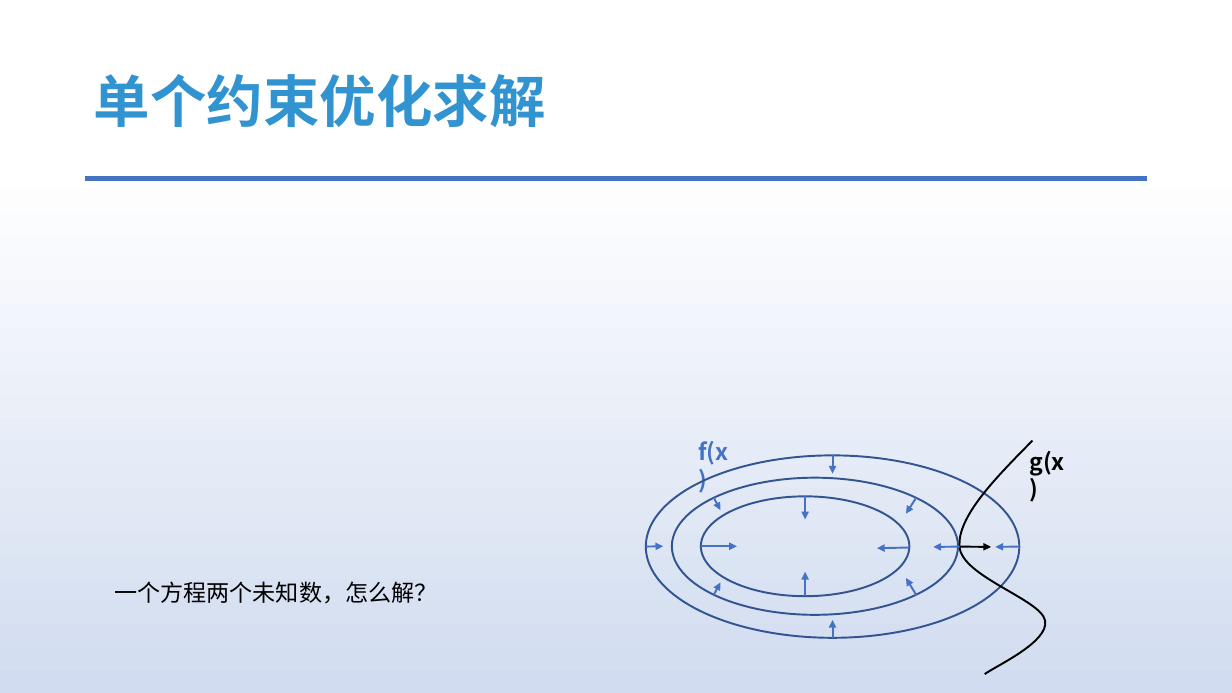
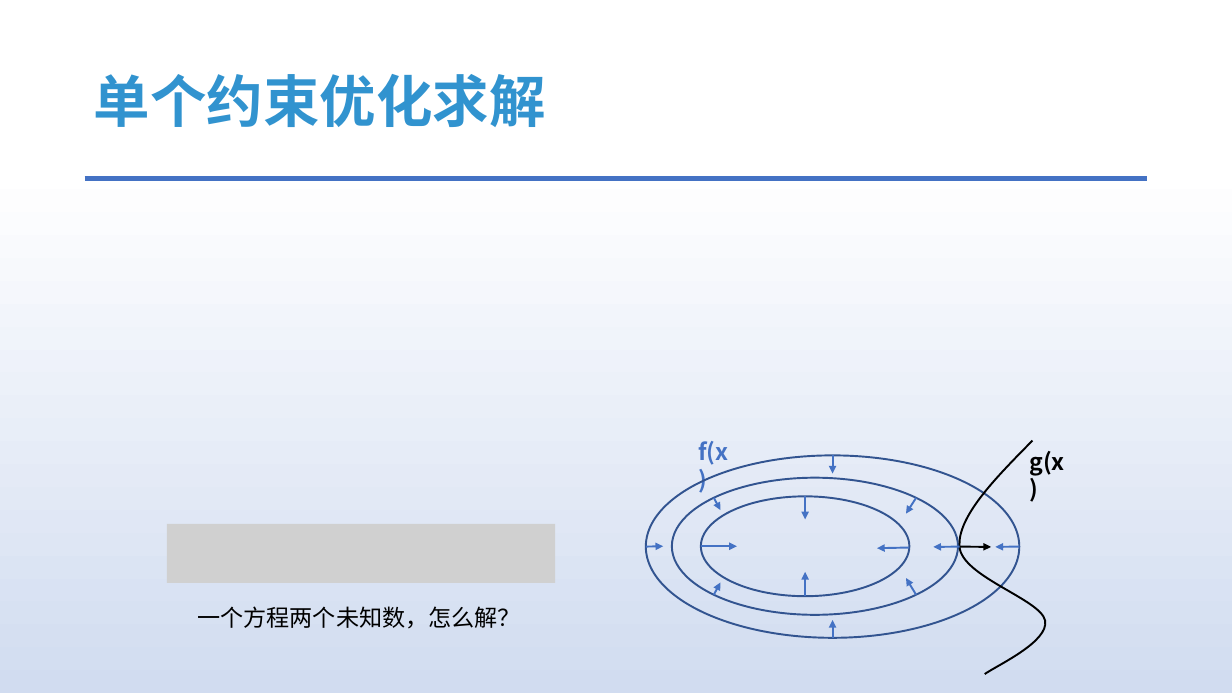
Before and after one commit to answerear/UnityFluid, a slide deck: slide 10 of doc/流体模拟入门分享-Part II.pptx. Drawn at 1232x693 pixels with LibreOffice and Linux fonts; fonts in the diff are those of the drawing; grey boxes stand for pictures. Boxes give left, top, right and bottom in pixels: in the first picture for what was removed or moved away, otherwise in the second. Text is boxed around its words. In the diff, an @@ line names an element or a change of style, - is before the commit and + after.

```diff
--- a/doc/流体模拟入门分享-Part II.pptx
+++ b/doc/流体模拟入门分享-Part II.pptx
@@ picture added at <box>167,524,555,583</box> @@
@@ text "一个方程两个未知数，怎么解？": place and size @@
-text "一个方程两个未知数，怎么解？" at <box>114,581,437,604</box>
+text "一个方程两个未知数，怎么解？" at <box>197,606,520,629</box>
```
Also in this commit, not shown: 8 other slides changed, 2 slides removed.
